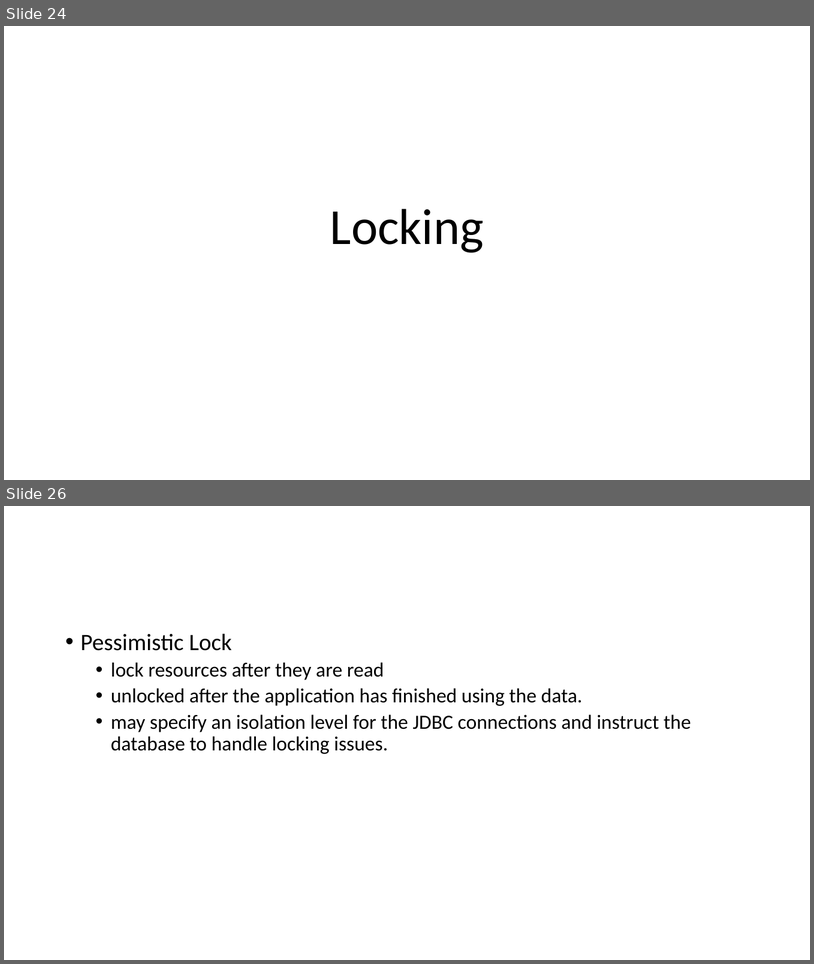
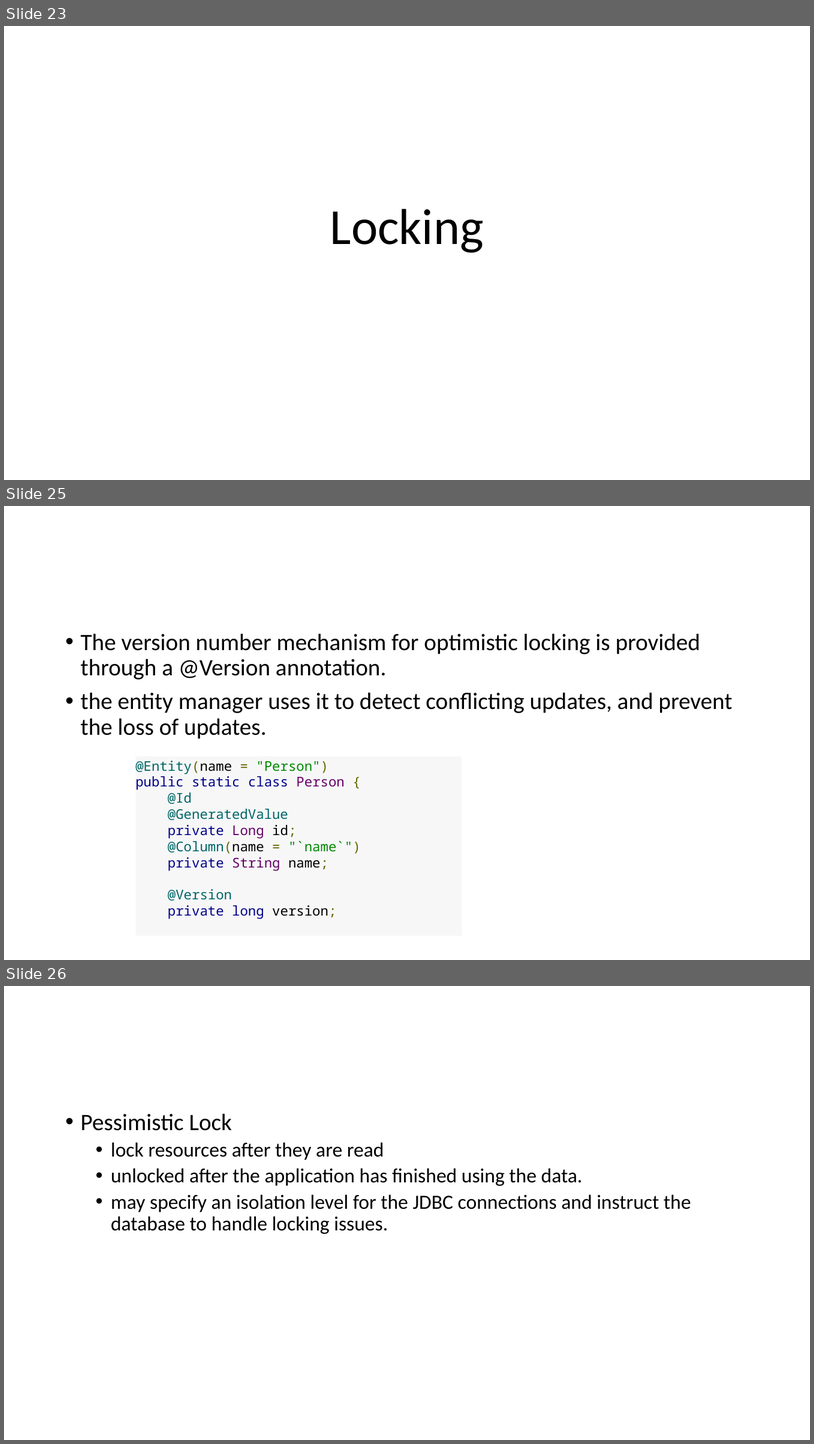
Before and after one commit to lawren43/mytest-repo, a slide deck: test-springmvc/doc/2.JPA Programming.pptx. Shown one above the other, each under a label of ours: slides 24 and 26 before the commit, slides 23, 25 and 26 after it; the slides between them are not shown. The pictures are 814x964 and 814x1444 pixels, drawn with LibreOffice and Linux fonts; fonts in the diff are those of the drawing. Boxes give left, top, right and bottom in pixels: in the first picture for what was removed or moved away, otherwise in the second. Text is boxed around its words. In the diff, an @@ line names an element or a change of style, - is before the commit and + after.

```diff
--- a/test-springmvc/doc/2.JPA Programming.pptx
+++ b/test-springmvc/doc/2.JPA Programming.pptx
@@ slide 25 added at [4,506,810,960], background #FFFFFF @@
@@ text added at [81,633,732,739], 28 pt, text #000000 @@
+• The version number mechanism for optimistic locking is provided through a @Version annotation.
+• the entity manager uses it to detect conflicting updates, and prevent the loss of updates.
@@ rectangle added at [136,756,462,936], fill #F7F7F8, 16 pt, text #000088 @@
+@Entity(name = "Person")
+public static class Person {
+@Id
+@GeneratedValue
+private Long id;
+@Column(name = "`name`")
+private String name;
+@Version
+private long version;
@@ what was slide 24 is now slide 23 @@
```
Also in this commit, not shown: 6 slides changed, 4 other slides added, 5 slides removed, 8 other files.
